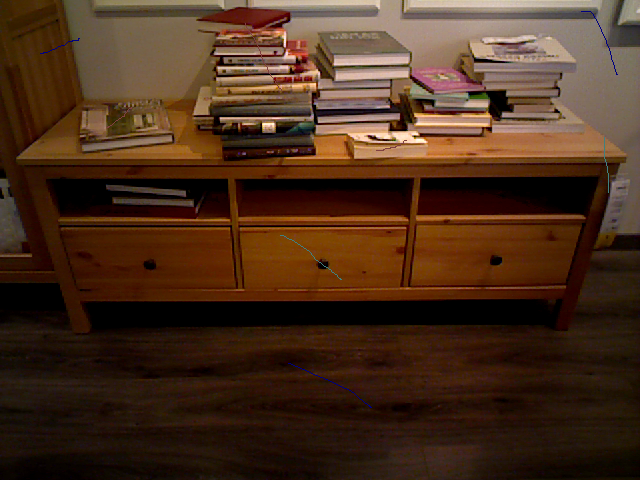
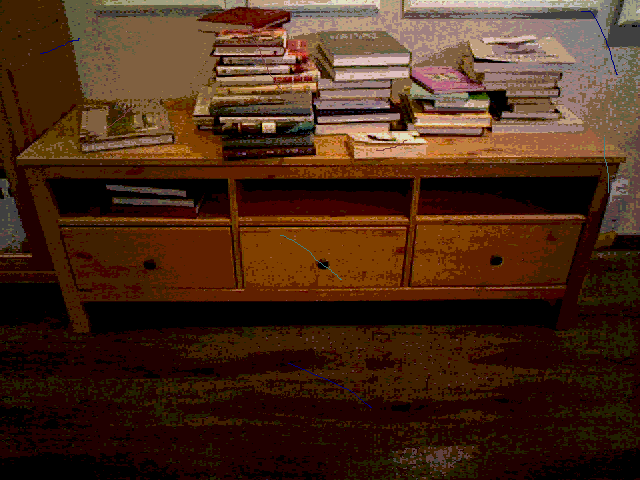
Comparing the layer stacks of the two 640px x 480px images. Changes:
painted on "39.png" over [0, 0, 640, 480]
